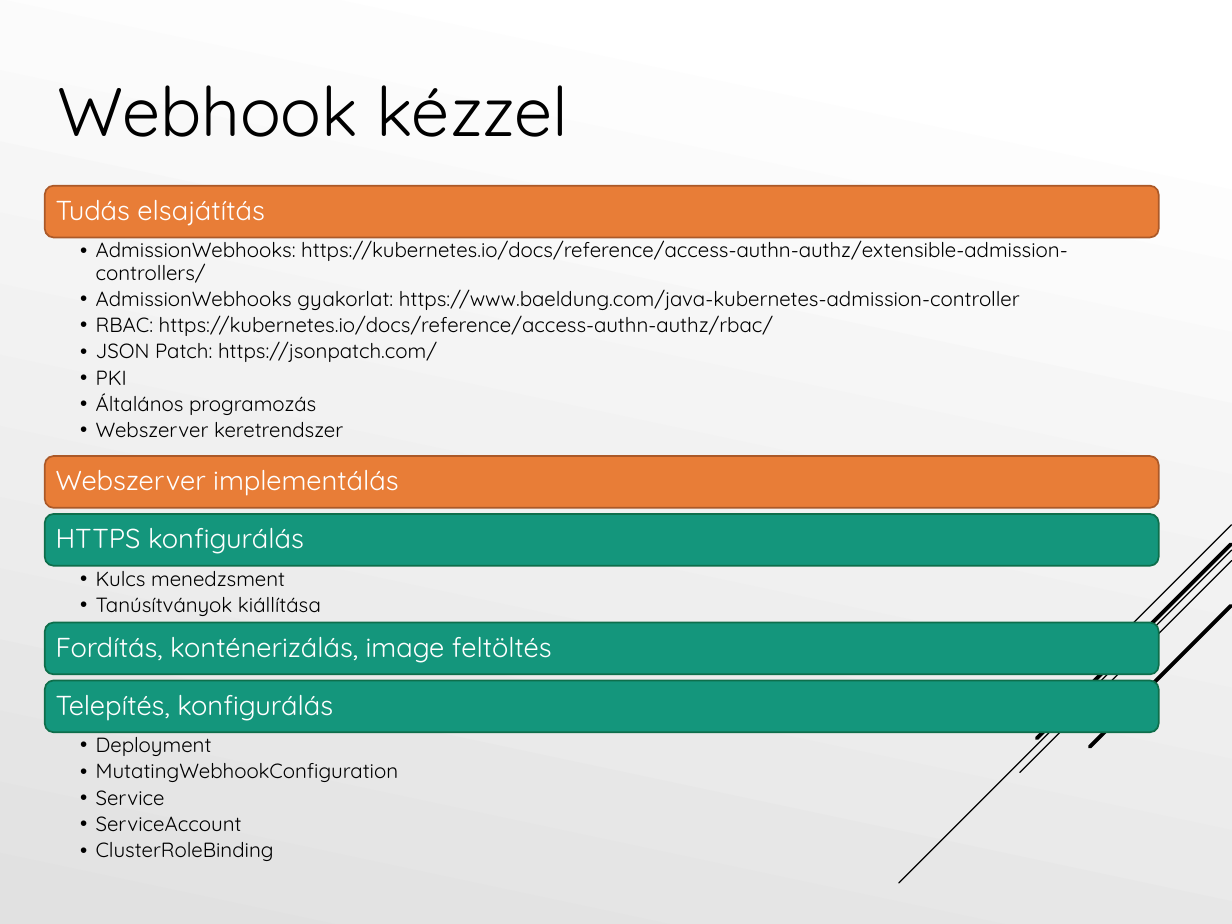
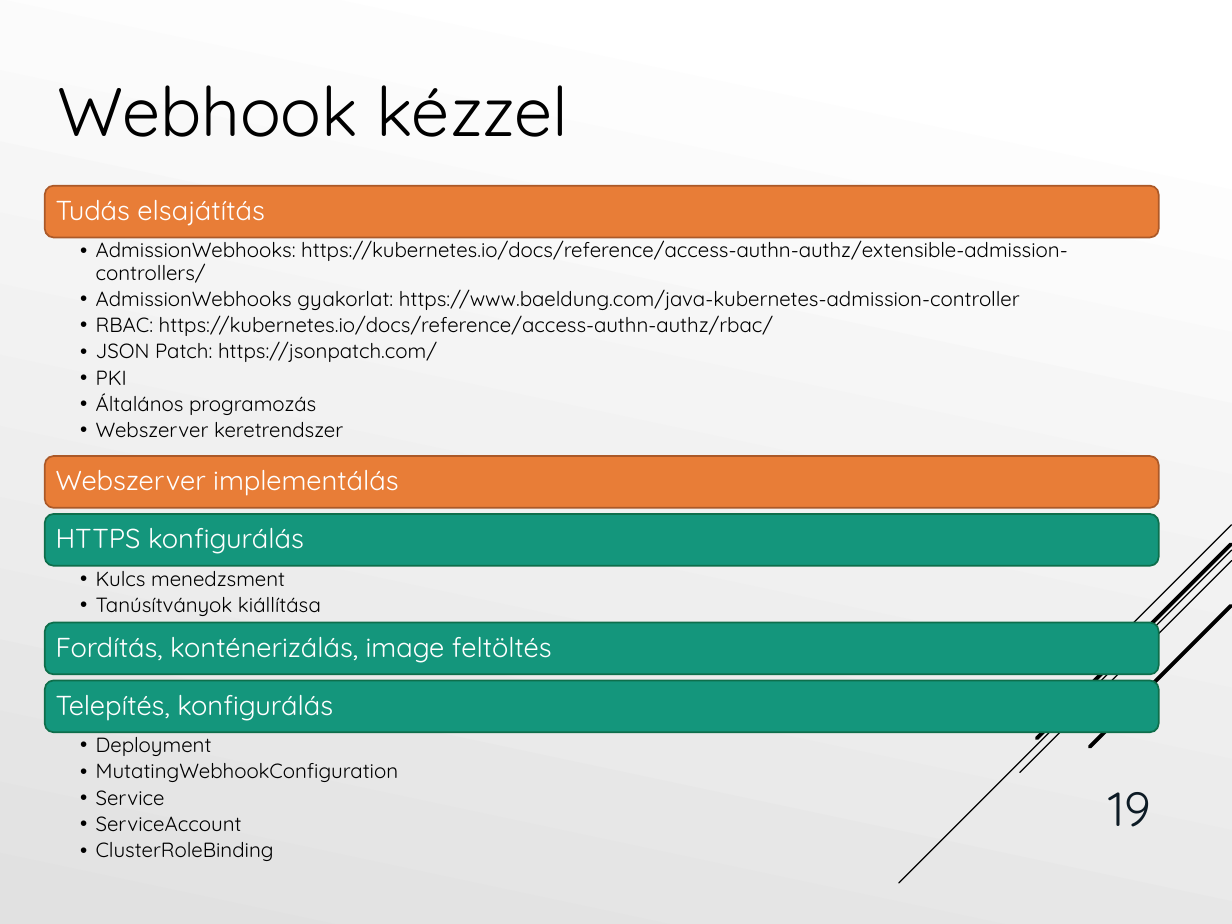
Before and after one commit to Tiegris/KonstrainR, a slide deck: slide 19 of ppt/prezi.pptx (slide 16 before the commit). Drawn at 1232x924 pixels with LibreOffice and Linux fonts; fonts in the diff are those of the drawing. Boxes give left, top, right and bottom in pixels: in the first picture for what was removed or moved away, otherwise in the second. Text is boxed around its words. In the diff, an @@ line names an element or a change of style, - is before the commit and + after.

```diff
--- a/ppt/prezi.pptx
+++ b/ppt/prezi.pptx
@@ page number added at (1108,792,1150,827), 28 pt, text #0D1B25 @@
+19
```
Also in this commit, not shown: 15 other slides changed, 6 slides added, 2 slides removed.
